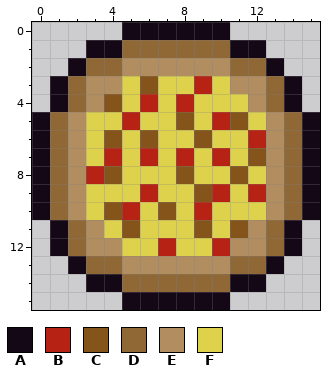
Pixel-art sprite: Assets/Resources/Sprites/UI/Icon_Pizza.png. Above, as it was before the edit.
The file is 16x16 pixels. Colours within 5 levels of each other are drawn and written as one.
Palette (. is transparent): A #140817  B #b62213  C #84541b  D #8f6836  E #b18d5f  F #ded24c
Pixels before, first column x 0:
 0 .....AAAAAA.....
 1 ...AADDDDDDAA...
 2 ..ADDEEEEEEDDA..
 3 .ADEEFCFFBFEEDA.
 4 .ADECFBFBFFFEDA.
 5 ADEFFBFFCFBCFEDA
 6 ADEFCFCFFCFFBEDA
 7 ADEFBFBFBFBFCEDA
 8 ADEBCFFFCFFCFEDA
 9 ADEFFFBFFCBFBEDA
10 ADEFCBFCFBFFFEDA
11 .ADEFCFFFCFCEDA.
12 .ADEEFFBFFBEEDA.
13 ..ADDEEEEEEDDA..
14 ...AADDDDDDAA...
15 .....AAAAAA.....
After:
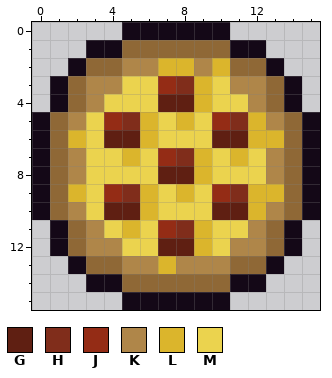
Colours new in this view: G #5f1f12  H #802d1b  J #942c15  K #af8649  L #dbb52c  M #ebd34e
From old to new:
Colour B becomes colour G in row 4 at x 8; in row 10 at x 5; in row 12 at x 7.
Colour C becomes colour G in row 6 at x 4; in row 8 at x 8; in row 10 at x 4.
Colour F becomes colour G in row 4 at x 7; in row 6 at x 5 and 10 to 11; in row 8 at x 7; in row 10 at x 10 to 11; in row 12 at x 8.
Colour B becomes colour H in row 5 at x 5; in row 7 at x 8.
Colour C becomes colour H in row 5 at x 11.
Colour F becomes colour H in row 3 at x 8; in row 9 at x 5 and 11; in row 11 at x 8.
Colour B becomes colour J in row 5 at x 10; in row 9 at x 10.
Colour F becomes colour J in row 3 at x 7; in row 5 at x 4; in row 7 at x 7; in row 9 at x 4; in row 11 at x 7.
Colour E becomes colour K in row 2 at x 5 to 6 and 9; in row 3 at x 3 to 4 and 11 to 12; in row 4 at x 3 and 12; in row 5 at x 2 and 13; in rows 7 to 8 at x 2 and 13; in row 10 at x 2 and 13.
Colour E becomes colour K in row 11 at x 3 and 12; in row 12 at x 3 to 4 and 11 to 12; in row 13 at x 5 to 6 and 8 to 10.
Colour B becomes colour L in row 3 at x 9; in row 6 at x 12; in row 9 at x 6 and 12.
Colour C becomes colour L in row 5 at x 8; in row 6 at x 6; in row 11 at x 5 and 9.
Colour E becomes colour L in row 2 at x 7 to 8 and 10; in row 6 at x 2 and 13; in row 9 at x 2 and 13; in row 13 at x 7.
Colour F becomes colour L in row 4 at x 9; in row 5 at x 6 and 12; in row 7 at x 5, 9 and 11; in row 8 at x 9; in row 9 at x 8; in row 10 at x 6 and 12.
Colour F becomes colour L in row 12 at x 9.
Colour B becomes colour M in row 4 at x 6; in row 7 at x 4, 6 and 10; in row 8 at x 3; in row 10 at x 9; in row 12 at x 10.
Colour C becomes colour M in row 3 at x 6; in row 4 at x 4; in row 6 at x 9; in row 7 at x 12; in row 8 at x 4 and 11; in row 9 at x 9.
Colour C becomes colour M in row 10 at x 7; in row 11 at x 11.
Colour F becomes colour M in row 3 at x 5 and 10; in row 4 at x 5 and 10 to 11; in row 5 at x 3, 7 and 9; in row 6 at x 3 and 7 to 8; in row 7 at x 3; in row 8 at x 5 to 6, 10 and 12.
Colour F becomes colour M in row 9 at x 3 and 7; in row 10 at x 3 and 8; in row 11 at x 4, 6 and 10; in row 12 at x 5 to 6.
Changed places in both pictures, as pixel boxes (x1, y1, x2, y2):
changed: (68, 58, 284, 274)
